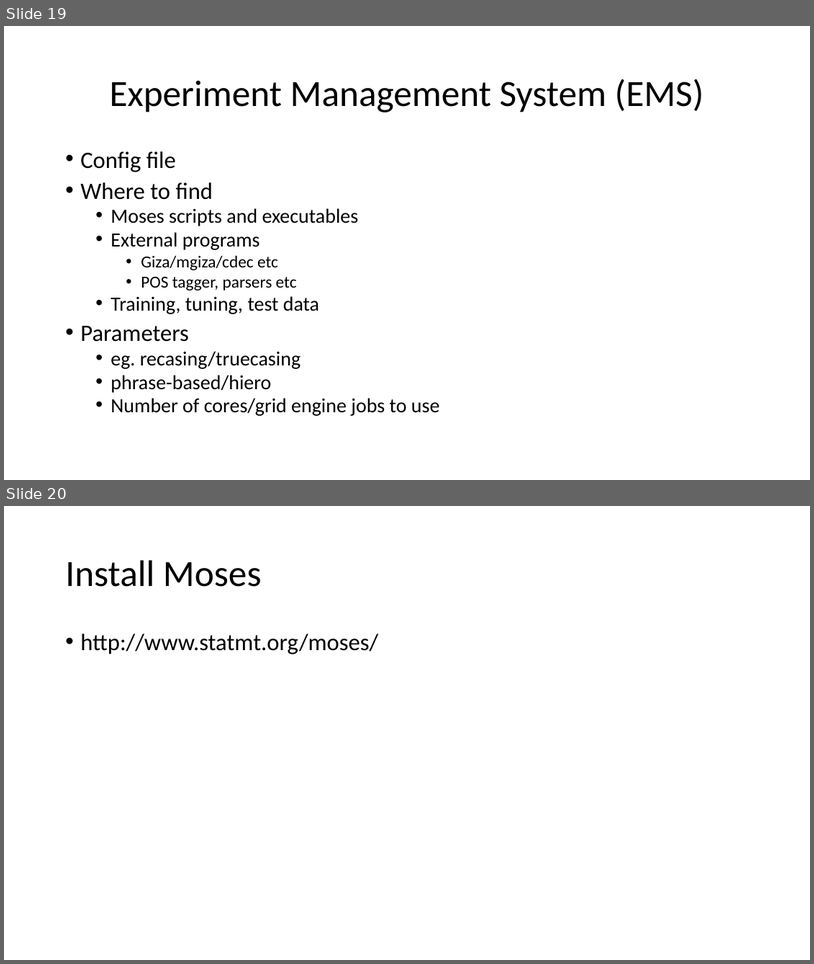
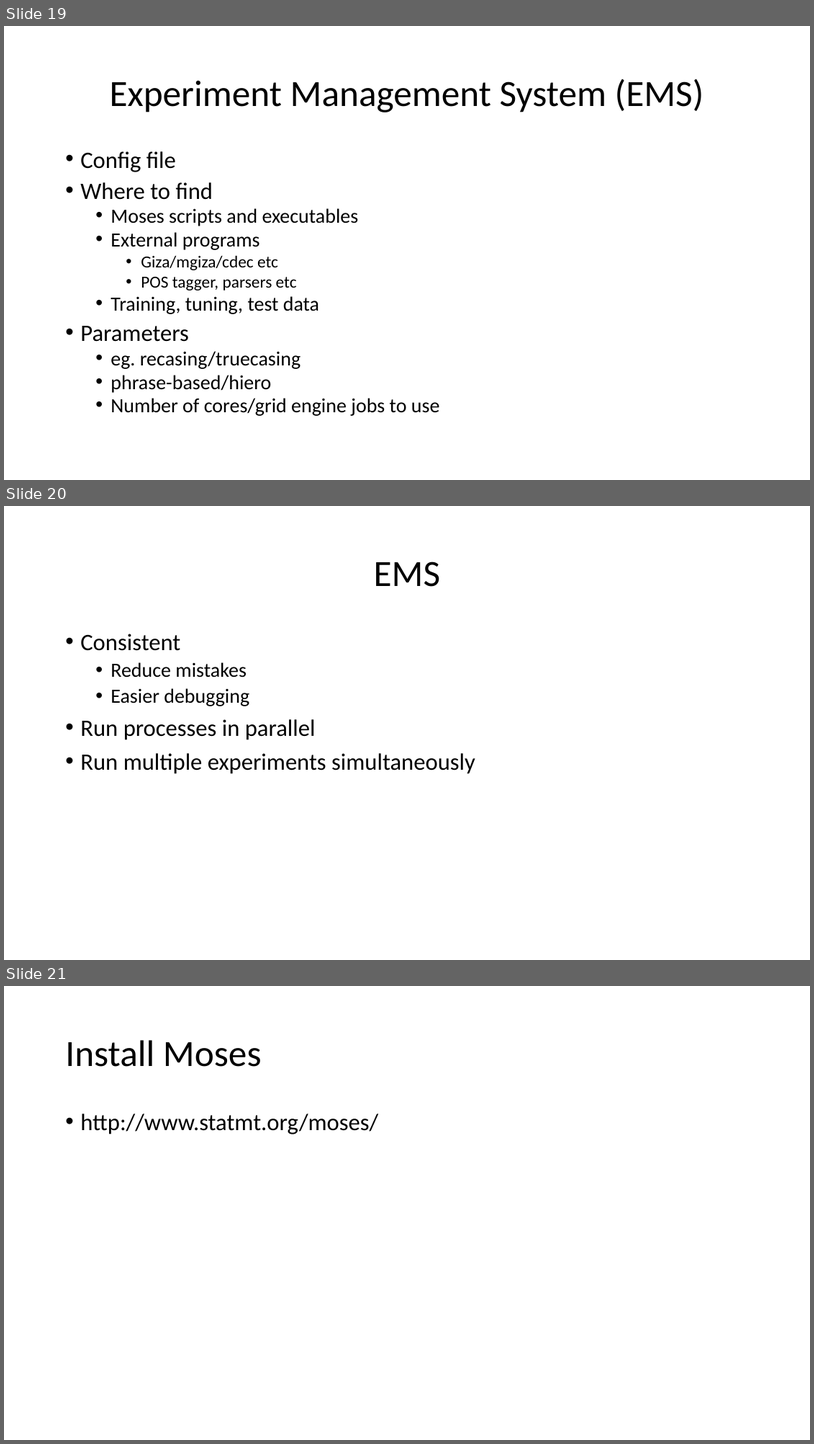
Before and after one commit to hieuhoang/papers, a slide deck: mtma16/slides.pptx. Shown one above the other, each under a label of ours: slides 19 and 20 before the commit, slides 19, 20 and 21 after it. The pictures are 814x964 and 814x1444 pixels, drawn with LibreOffice and Linux fonts; fonts in the diff are those of the drawing. Boxes give left, top, right and bottom in pixels: in the first picture for what was removed or moved away, otherwise in the second. Text is boxed around its words. In the diff, an @@ line names an element or a change of style, - is before the commit and + after.

```diff
--- a/mtma16/slides.pptx
+++ b/mtma16/slides.pptx
@@ slide 20 added at [4,506,810,960], background #FFFFFF @@
@@ title added at [374,561,440,587], 44 pt, text #000000 @@
+EMS
@@ text added at [80,633,476,774], 28 pt, text #000000 @@
+• Consistent
+  • Reduce mistakes
+  • Easier debugging
+• Run processes in parallel
+• Run multiple experiments simultaneously
@@ what was slide 20 is now slide 21 @@
```
Also in this commit, not shown: 1 other file.
